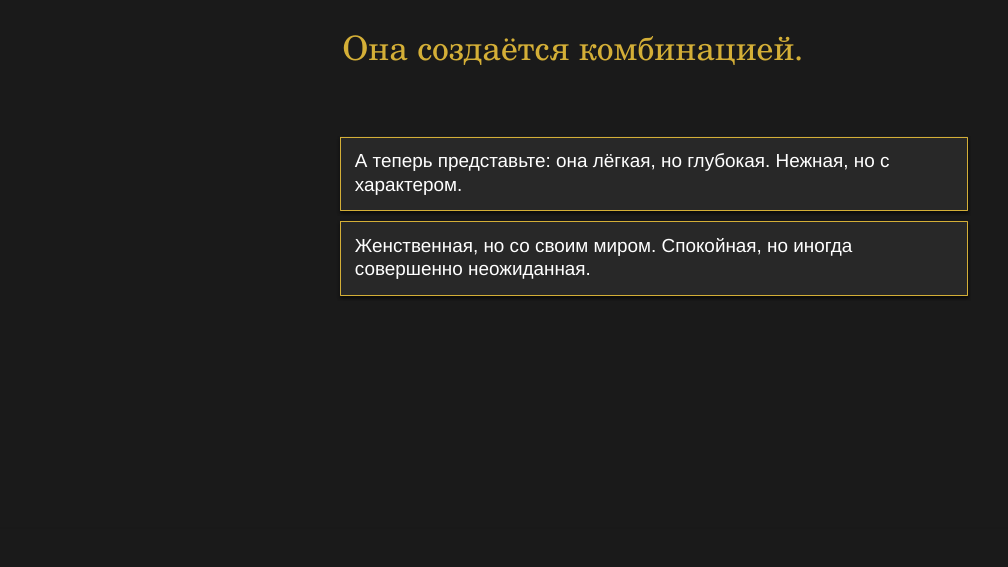
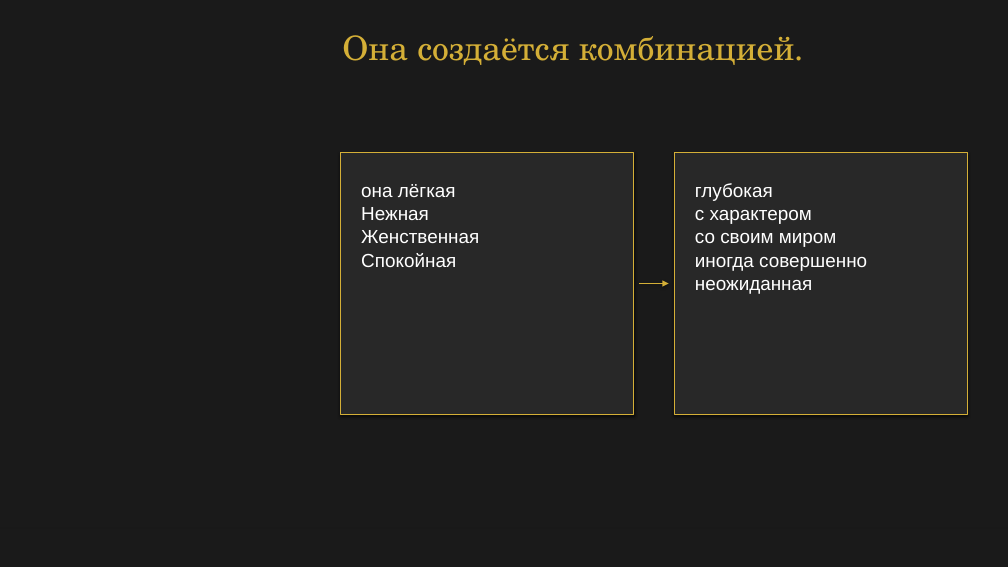
Before and after one commit to babylonofkommod-ai/-, a slide deck: slide 21 of Ваш Кристалл незабываемости.pptx. Drawn at 1008x567 pixels with LibreOffice and Linux fonts; fonts in the diff are those of the drawing. Boxes give left, top, right and bottom in pixels: in the first picture for what was removed or moved away, otherwise in the second. Text is boxed around its words. In the diff, an @@ line names an element or a change of style, - is before the commit and + after.

```diff
--- a/Ваш Кристалл незабываемости.pptx
+++ b/Ваш Кристалл незабываемости.pptx
@@ rectangle removed at (x1=340, y1=137, x2=968, y2=211) @@
@@ rectangle removed at (x1=341, y1=137, x2=968, y2=210) @@
@@ rectangle added at (x1=340, y1=152, x2=634, y2=414), fill #282828 @@
@@ rectangle added at (x1=341, y1=153, x2=634, y2=414), fill #282828, outline #D4AF37 0.5 pt @@
@@ text removed at (x1=355, y1=153, x2=889, y2=195) @@
-А теперь представьте: она лёгкая, но глубокая. Нежная, но с
-характером.
@@ rectangle added at (x1=674, y1=152, x2=968, y2=414), fill #282828 @@
@@ rectangle added at (x1=675, y1=153, x2=967, y2=414), fill #282828, outline #D4AF37 0.5 pt @@
@@ text added at (x1=361, y1=184, x2=479, y2=267), 18 pt, text #FFFFFF @@
+она лёгкая
+Нежная
+Женственная
+Спокойная
@@ text at (x1=695, y1=183, x2=867, y2=294): text changed @@
-Женственная, но со своим миром. Спокойная, но иногда
-совершенно неожиданная.
+глубокая
+с характером
+со своим миром
+иногда совершенно
+неожиданная
@@ rectangle removed at (x1=340, y1=222, x2=968, y2=296) @@
@@ rectangle removed at (x1=341, y1=222, x2=968, y2=295) @@
@@ arrow added from (640, 284) to (668, 284), #D4AF37 0.8 pt @@
```
Also in this commit, not shown: 21 other slides changed, 3 other files.
